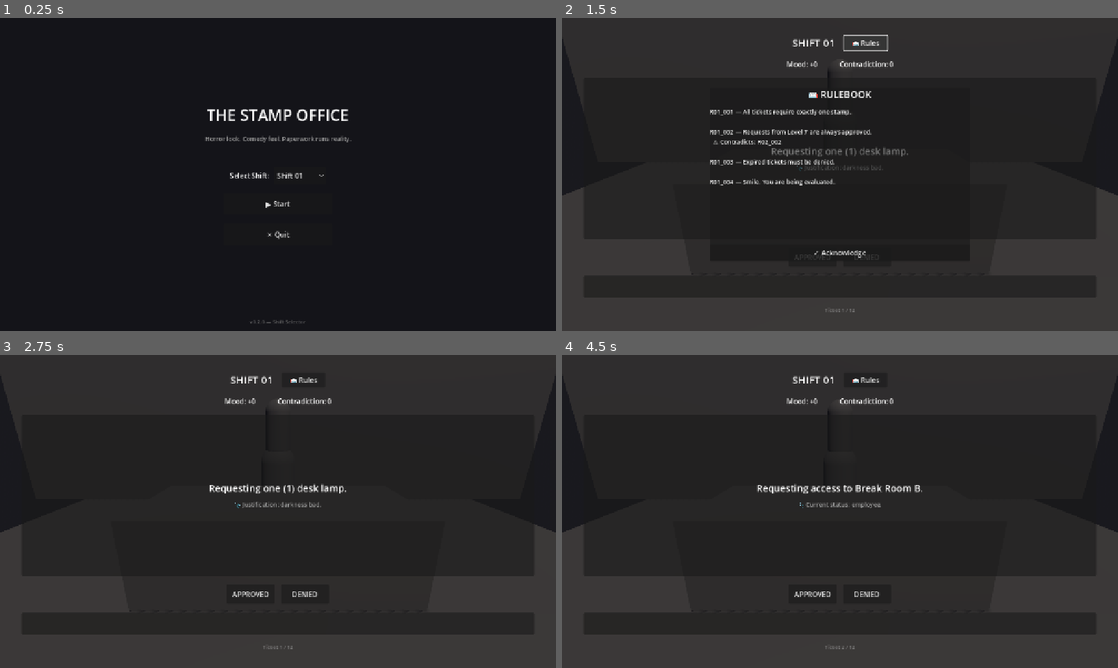
Above: before the commit, frames 1-4 (two rows, left to right).
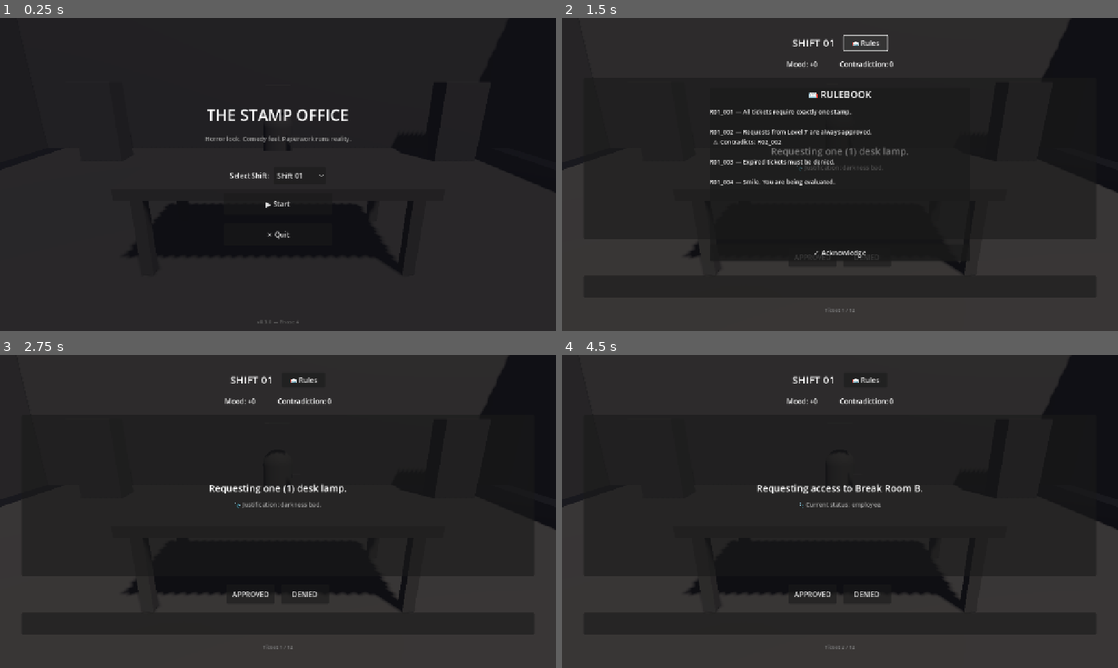
Above: after the commit, the same moments.

Repository: ThanhNguyxn/the-stamp-office
Game: Godot game, scene res://scenes/Main.tscn
The game is run twice, just before and just after one commit, with the same random seed, the same clock (stepped at 60 frames per second) and the same inputs.
Inputs:
- Up to frame 1 (0.25 s): no input
- Up to frame 2 (1.5 s): click "▶ Start" at 0.5 s; click "📖 Rules" at 1.25 s
- Up to frame 3 (2.75 s): click "APPROVED" at 2 s
- Up to frame 4 (4.5 s): click "DENIED" at 2.75 s; click "📖 Rules" at 3.5 s; click "✓ Acknowledge" at 4.25 s

The runs differ from the first frame. In frame 1, less than 0.1% of the frame differs, in the area x 45-55%, y 96-98%; in frame 2, 2.5%; in frame 3, 4.3%, in the area x 0-100%, y 0-83%; in frame 4, 4.3%.

Commit message:
feat: add 3d office backdrop

Diff:
--- a/game/scenes/Main.tscn
+++ b/game/scenes/Main.tscn
@@ -1,6 +1,7 @@
-[gd_scene load_steps=2 format=3 uid="uid://cmainscene001"]
+[gd_scene load_steps=3 format=3 uid="uid://cmainscene001"]
 
 [ext_resource type="Script" path="res://scripts/Main.gd" id="1_main"]
+[ext_resource type="PackedScene" uid="uid://coffice3dscene" path="res://scenes/Office3D.tscn" id="2_office"]
 
 [node name="Main" type="Control"]
 layout_mode = 3
@@ -11,12 +12,26 @@
 grow_vertical = 2
 script = ExtResource("1_main")
 
+[node name="OfficeViewportContainer" type="SubViewportContainer" parent="."]
+layout_mode = 1
+anchors_preset = 15
+anchor_right = 1.0
+anchor_bottom = 1.0
+stretch = true
+
+[node name="OfficeViewport" type="SubViewport" parent="OfficeViewportContainer"]
+handle_input_locally = false
+size = Vector2i(1280, 720)
+render_target_update_mode = 4
+
+[node name="Office3D" parent="OfficeViewportContainer/OfficeViewport" instance=ExtResource("2_office")]
+
 [node name="Background" type="ColorRect" parent="."]
 layout_mode = 1
 anchors_preset = 15
 anchor_right = 1.0
 anchor_bottom = 1.0
-color = Color(0.08, 0.08, 0.1, 1)
+color = Color(0.08, 0.08, 0.1, 0.75)
 
 [node name="VBox" type="VBoxContainer" parent="."]
 layout_mode = 1
@@ -91,5 +106,5 @@
 grow_vertical = 0
 theme_override_font_sizes/font_size = 12
 theme_override_colors/font_color = Color(0.4, 0.4, 0.4, 1)
-text = "v0.2.0 — Shift Selector"
+text = "v0.3.0 — Phase 4"
 horizontal_alignment = 1
--- a/game/scenes/Office3D.tscn
+++ b/game/scenes/Office3D.tscn
@@ -18,20 +18,69 @@
 ambient_light_energy = 0.3
 fog_enabled = true
 fog_light_color = Color(0.1, 0.1, 0.12, 1)
-fog_density = 0.02
+fog_density = 0.015
 
-[sub_resource type="PlaneMesh" id="PlaneMesh_1"]
-size = Vector2(8, 6)
+[sub_resource type="PlaneMesh" id="PlaneMesh_floor"]
+size = Vector2(10, 8)
+
+[sub_resource type="BoxMesh" id="BoxMesh_wall"]
+size = Vector3(12, 5, 0.15)
+
+[sub_resource type="BoxMesh" id="BoxMesh_sidewall"]
+size = Vector3(0.15, 5, 8)
 
 [sub_resource type="BoxMesh" id="BoxMesh_desk"]
-size = Vector3(2.5, 0.8, 1.2)
+size = Vector3(2.5, 0.1, 1.2)
 
-[sub_resource type="BoxMesh" id="BoxMesh_wall"]
-size = Vector3(10, 4, 0.2)
+[sub_resource type="BoxMesh" id="BoxMesh_desk_leg"]
+size = Vector3(0.1, 0.7, 0.1)
 
-[sub_resource type="CapsuleMesh" id="CapsuleMesh_clerk"]
-radius = 0.25
-height = 1.2
+[sub_resource type="BoxMesh" id="BoxMesh_cabinet"]
+size = Vector3(0.8, 1.5, 0.5)
+
+[sub_resource type="CapsuleMesh" id="CapsuleMesh_body"]
+radius = 0.22
+height = 1.0
+
+[sub_resource type="BoxMesh" id="BoxMesh_head"]
+size = Vector3(0.35, 0.35, 0.35)
+
+[sub_resource type="BoxMesh" id="BoxMesh_stamp"]
+size = Vector3(0.12, 0.06, 0.08)
+
+[sub_resource type="Animation" id="Animation_idle"]
+resource_name = "idle"
+length = 4.0
+loop_mode = 1
+tracks/0/type = "value"
+tracks/0/imported = false
+tracks/0/enabled = true
+tracks/0/path = NodePath("Clerk:position")
+tracks/0/interp = 1
+tracks/0/loop_wrap = true
+tracks/0/keys = {
+"times": PackedFloat32Array(0, 1, 2, 3, 4),
+"transitions": PackedFloat32Array(1, 1, 1, 1, 1),
+"update": 0,
+"values": [Vector3(0, 0.6, -1), Vector3(0, 0.63, -1), Vector3(0, 0.6, -1), Vector3(0, 0.57, -1), Vector3(0, 0.6, -1)]
+}
+tracks/1/type = "value"
+tracks/1/imported = false
+tracks/1/enabled = true
+tracks/1/path = NodePath("Clerk:rotation")
+tracks/1/interp = 1
+tracks/1/loop_wrap = true
+tracks/1/keys = {
+"times": PackedFloat32Array(0, 2, 4),
+"transitions": PackedFloat32Array(1, 1, 1),
+"update": 0,
+"values": [Vector3(0, 0, 0), Vector3(0, 0.03, 0.02), Vector3(0, 0, 0)]
+}
+
+[sub_resource type="AnimationLibrary" id="AnimationLibrary_1"]
+_data = {
+"idle": SubResource("Animation_idle")
+}
 
 [node name="Office3D" type="Node3D"]
 script = ExtResource("1_office")
@@ -40,34 +89,78 @@
 environment = SubResource("Environment_1")
 
 [node name="DirectionalLight3D" type="DirectionalLight3D" parent="."]
-transform = Transform3D(0.866, -0.433, 0.25, 0, 0.5, 0.866, -0.5, -0.75, 0.433, 2, 3, 2)
+transform = Transform3D(0.866, -0.433, 0.25, 0, 0.5, 0.866, -0.5, -0.75, 0.433, 2, 4, 2)
 light_color = Color(0.9, 0.85, 0.75, 1)
-light_energy = 0.8
+light_energy = 0.7
 shadow_enabled = true
 
 [node name="Camera3D" type="Camera3D" parent="."]
-transform = Transform3D(1, 0, 0, 0, 0.95, 0.31, 0, -0.31, 0.95, 0, 1.5, 3)
-fov = 60.0
+transform = Transform3D(1, 0, 0, 0, 0.95, 0.31, 0, -0.31, 0.95, 0, 1.6, 3.5)
+current = true
+fov = 55.0
 
 [node name="Floor" type="MeshInstance3D" parent="."]
-mesh = SubResource("PlaneMesh_1")
+mesh = SubResource("PlaneMesh_floor")
 
-[node name="FloorMaterial" type="StandardMaterial3D" parent="Floor"]
+[node name="BackWall" type="MeshInstance3D" parent="."]
+transform = Transform3D(1, 0, 0, 0, 1, 0, 0, 0, 1, 0, 2.5, -3.5)
+mesh = SubResource("BoxMesh_wall")
 
-[node name="Desk" type="MeshInstance3D" parent="."]
-transform = Transform3D(1, 0, 0, 0, 1, 0, 0, 0, 1, 0, 0.4, 0.5)
+[node name="LeftWall" type="MeshInstance3D" parent="."]
+transform = Transform3D(1, 0, 0, 0, 1, 0, 0, 0, 1, -5.5, 2.5, 0)
+mesh = SubResource("BoxMesh_sidewall")
+
+[node name="RightWall" type="MeshInstance3D" parent="."]
+transform = Transform3D(1, 0, 0, 0, 1, 0, 0, 0, 1, 5.5, 2.5, 0)
+mesh = SubResource("BoxMesh_sidewall")
+
+[node name="Desk" type="Node3D" parent="."]
+transform = Transform3D(1, 0, 0, 0, 1, 0, 0, 0, 1, 0, 0, 0.8)
+
+[node name="Top" type="MeshInstance3D" parent="Desk"]
+transform = Transform3D(1, 0, 0, 0, 1, 0, 0, 0, 1, 0, 0.75, 0)
 mesh = SubResource("BoxMesh_desk")
 
-[node name="BackWall" type="MeshInstance3D" parent="."]
-transform = Transform3D(1, 0, 0, 0, 1, 0, 0, 0, 1, 0, 2, -2.5)
-mesh = SubResource("BoxMesh_wall")
+[node name="LegFL" type="MeshInstance3D" parent="Desk"]
+transform = Transform3D(1, 0, 0, 0, 1, 0, 0, 0, 1, -1.1, 0.35, 0.5)
+mesh = SubResource("BoxMesh_desk_leg")
+
+[node name="LegFR" type="MeshInstance3D" parent="Desk"]
+transform = Transform3D(1, 0, 0, 0, 1, 0, 0, 0, 1, 1.1, 0.35, 0.5)
+mesh = SubResource("BoxMesh_desk_leg")
+
+[node name="LegBL" type="MeshInstance3D" parent="Desk"]
+transform = Transform3D(1, 0, 0, 0, 1, 0, 0, 0, 1, -1.1, 0.35, -0.5)
+mesh = SubResource("BoxMesh_desk_leg")
+
+[node name="LegBR" type="MeshInstance3D" parent="Desk"]
+transform = Transform3D(1, 0, 0, 0, 1, 0, 0, 0, 1, 1.1, 0.35, -0.5)
+mesh = SubResource("BoxMesh_desk_leg")
+
+[node name="Cabinet" type="MeshInstance3D" parent="."]
+transform = Transform3D(1, 0, 0, 0, 1, 0, 0, 0, 1, -3.5, 0.75, -2.5)
+mesh = SubResource("BoxMesh_cabinet")
+
+[node name="Cabinet2" type="MeshInstance3D" parent="."]
+transform = Transform3D(1, 0, 0, 0, 1, 0, 0, 0, 1, 3.5, 0.75, -2.5)
+mesh = SubResource("BoxMesh_cabinet")
 
 [node name="Clerk" type="Node3D" parent="."]
 transform = Transform3D(1, 0, 0, 0, 1, 0, 0, 0, 1, 0, 0.6, -1)
 
 [node name="Body" type="MeshInstance3D" parent="Clerk"]
-mesh = SubResource("CapsuleMesh_clerk")
+mesh = SubResource("CapsuleMesh_body")
 
 [node name="Head" type="MeshInstance3D" parent="Clerk"]
-transform = Transform3D(0.7, 0, 0, 0, 0.7, 0, 0, 0, 0.7, 0, 0.8, 0)
-mesh = SubResource("CapsuleMesh_clerk")
+transform = Transform3D(1, 0, 0, 0, 1, 0, 0, 0, 1, 0, 0.7, 0)
+mesh = SubResource("BoxMesh_head")
+
+[node name="Stamp" type="MeshInstance3D" parent="Clerk"]
+transform = Transform3D(1, 0, 0, 0, 1, 0, 0, 0, 1, 0.25, 0.15, 0.3)
+mesh = SubResource("BoxMesh_stamp")
+
+[node name="AnimationPlayer" type="AnimationPlayer" parent="."]
+libraries = {
+"": SubResource("AnimationLibrary_1")
+}
+autoplay = "idle"
Not shown: 1 places in game/scenes/Office3D.tscn that only renumber resources
